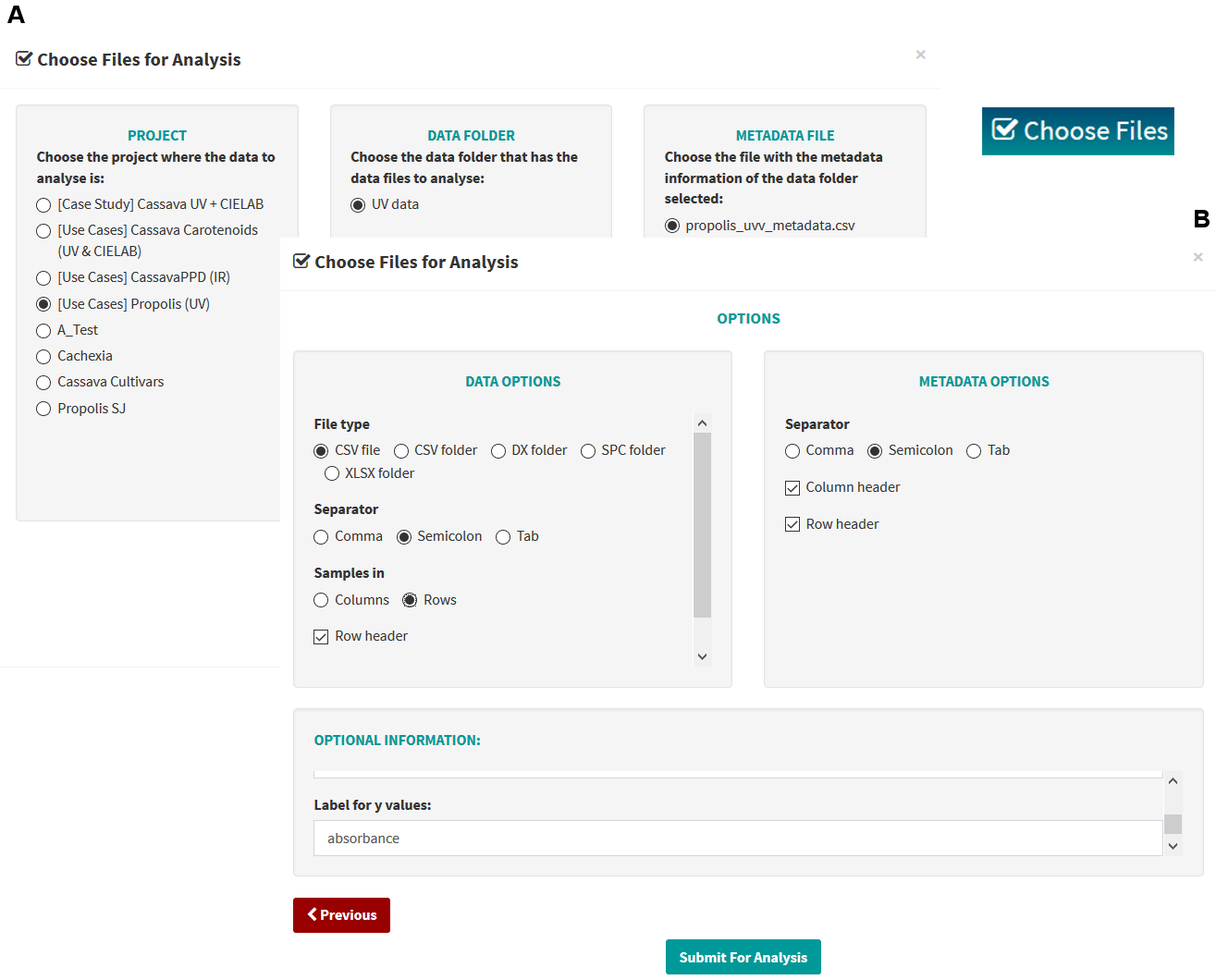
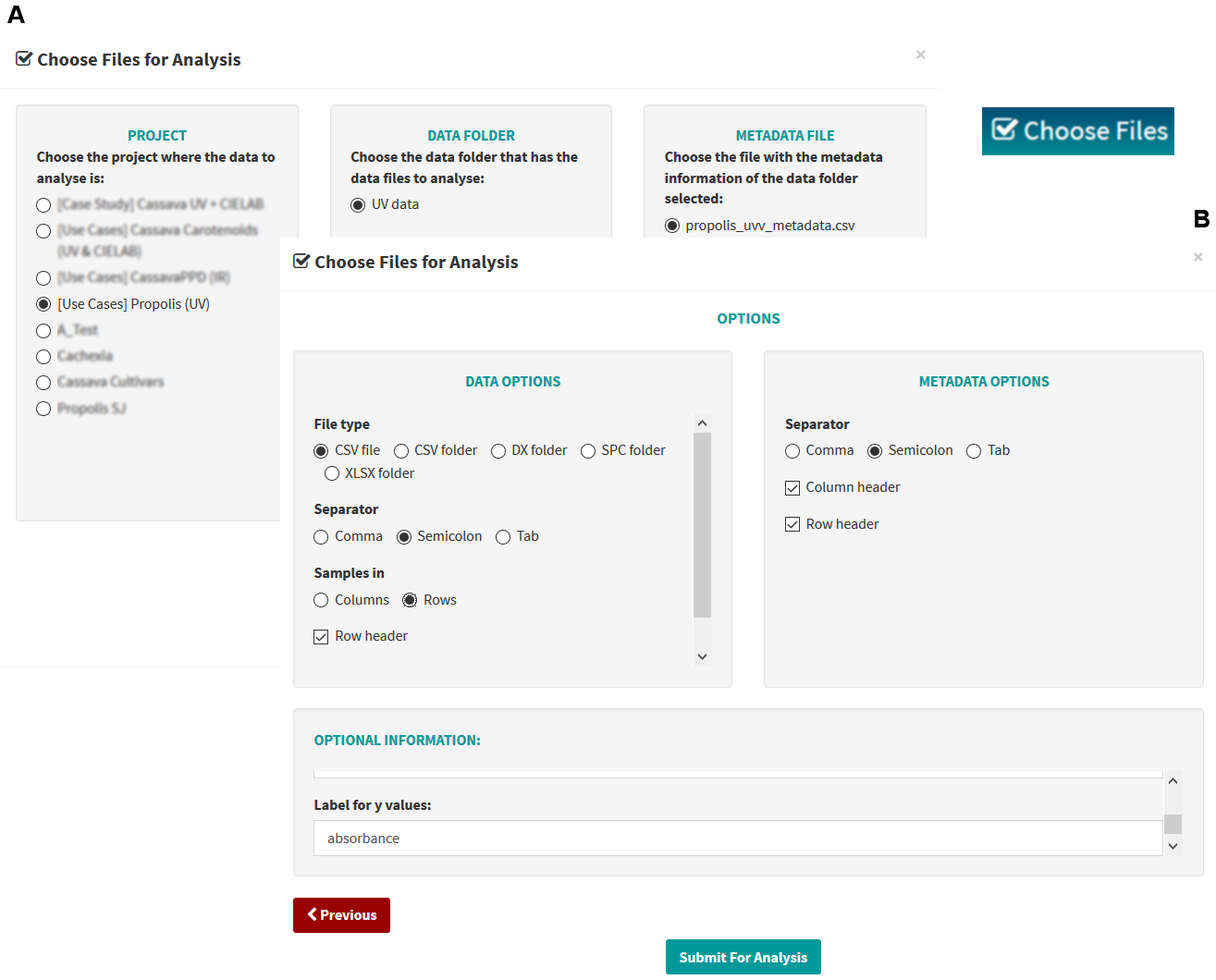
Layers edited between the first and the second 1216 x 980 image:
painted on "Camada colada" over [981, 107, 1175, 156]
painted on "import.PNG" over [55, 195, 267, 419]
